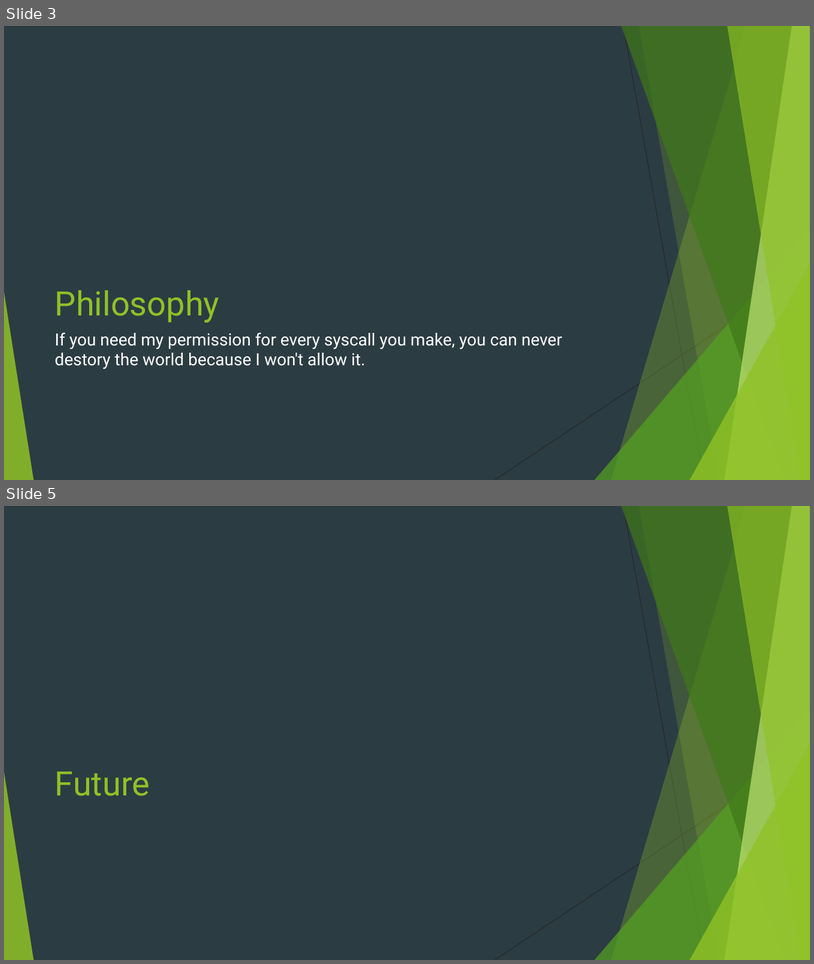
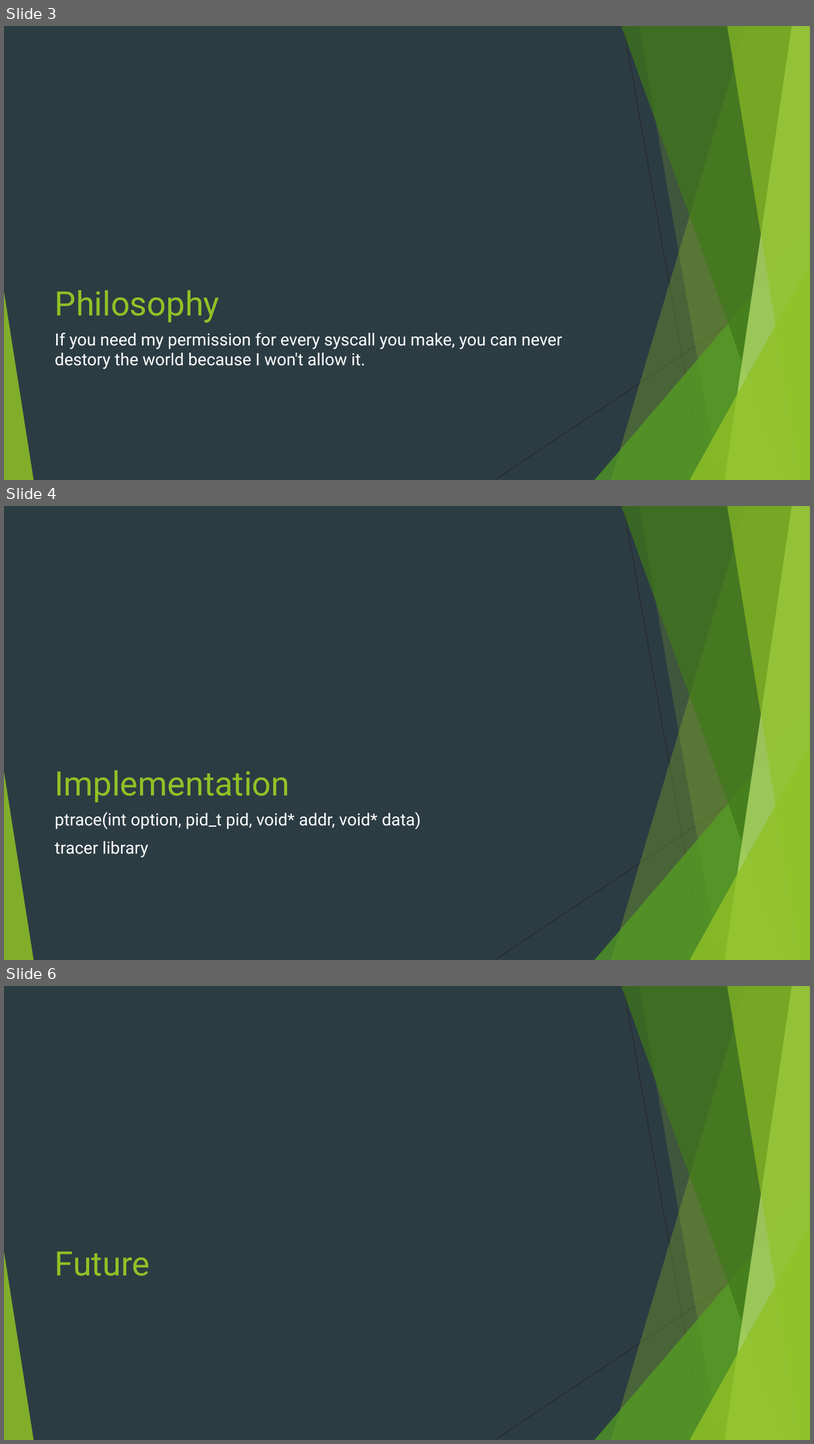
Before and after one commit to DataCorrupted/sandbox, a slide deck: OSII safe-box.pptx. Shown one above the other, each under a label of ours: slides 3 and 5 before the commit, slides 3, 4 and 6 after it; the slides between them are not shown. The pictures are 814x964 and 814x1444 pixels, drawn with LibreOffice and Linux fonts; fonts in the diff are those of the drawing. Boxes give left, top, right and bottom in pixels: in the first picture for what was removed or moved away, otherwise in the second. Text is boxed around its words. In the diff, an @@ line names an element or a change of style, - is before the commit and + after.

```diff
--- a/OSII safe-box.pptx
+++ b/OSII safe-box.pptx
@@ slide 4 added at [4,506,810,960], background #2C3C43; not listed: 10 template elements that a slide beside it also shows @@
@@ title added at [55,770,290,802], 40 pt, text #90C226 @@
+Implementation
@@ text added at [55,811,421,857], 20 pt, text #FFFFFF @@
+ptrace(int option, pid_t pid, void* addr, void* data)
+tracer library
@@ what was slide 5 is now slide 6 @@
```
Also in this commit, not shown: 1 slide changed.
